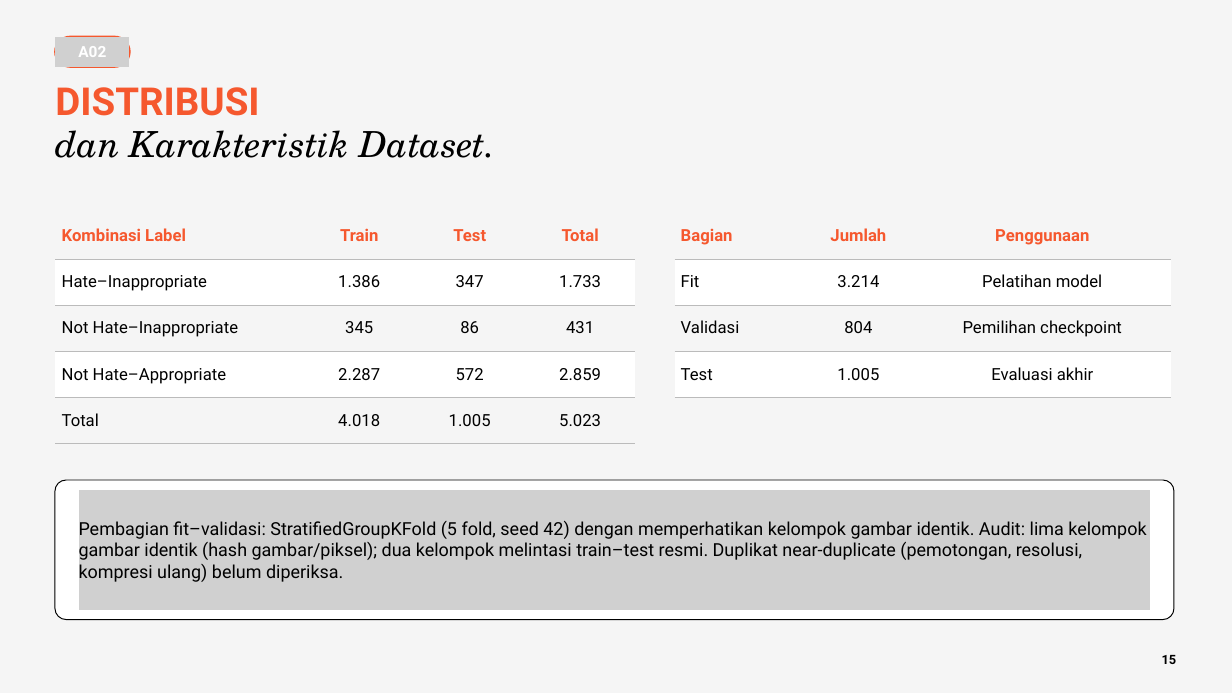
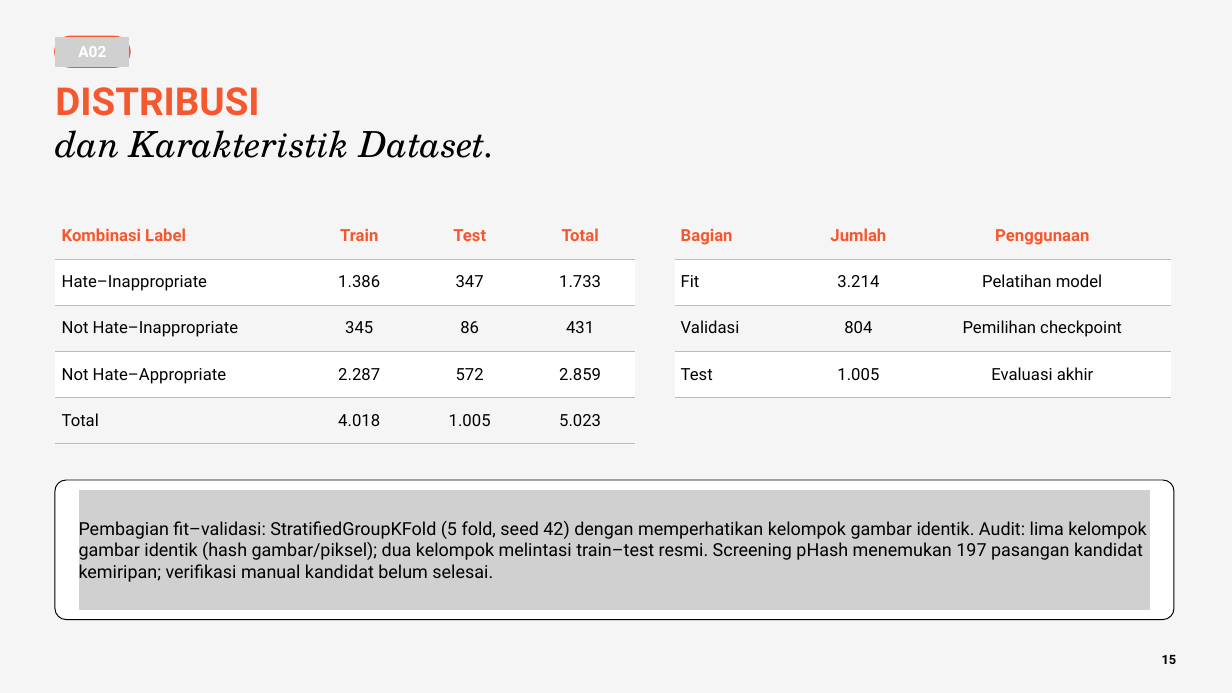
Before and after one commit to josephp77-CyS/indomeme-kelompok-7, a slide deck: slide 15 of docs/INDOMEME_Checkpoint1_PitchDeck.pptx. Drawn at 1232x693 pixels with LibreOffice and Linux fonts; fonts in the diff are those of the drawing; grey boxes stand for pictures. Boxes give left, top, right and bottom in pixels: in the first picture for what was removed or moved away, otherwise in the second. Text is boxed around its words. In the diff, an @@ line names an element or a change of style, - is before the commit and + after.

Commit message:
Update notebook documentation, related work, compute costs, RQ synthesis, and PPT slide 15

```diff
--- a/docs/INDOMEME_Checkpoint1_PitchDeck.pptx
+++ b/docs/INDOMEME_Checkpoint1_PitchDeck.pptx
@@ text at [79, 521, 1146, 582]: text changed @@
-Pembagian fit–validasi: StratifiedGroupKFold (5 fold, seed 42) dengan memperhatikan kelompok gambar identik. Audit: lima kelompok gambar identik (hash gambar/piksel); dua kelompok melintasi train–test resmi. Duplikat near-duplicate (pemotongan, resolusi, kompresi ulang) belum diperiksa.
+Pembagian fit–validasi: StratifiedGroupKFold (5 fold, seed 42) dengan memperhatikan kelompok gambar identik. Audit: lima kelompok gambar identik (hash gambar/piksel); dua kelompok melintasi train–test resmi. Screening pHash menemukan 197 pasangan kandidat kemiripan; verifikasi manual kandidat belum selesai.
```
Also in this commit, not shown: 4 other files.
